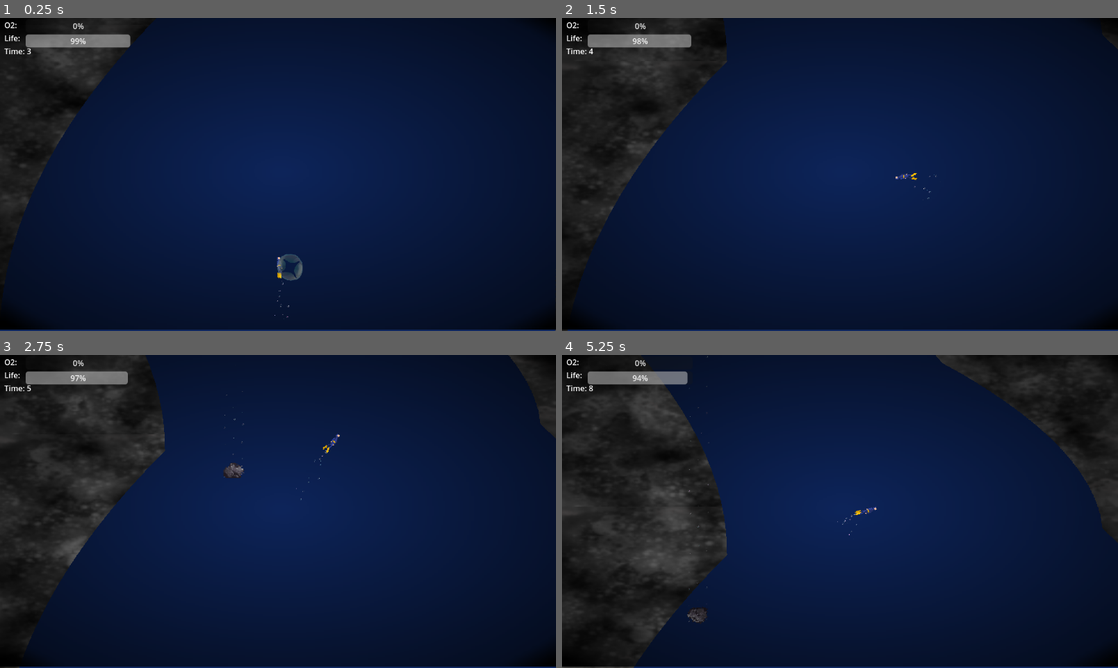
Above: before the commit, frames 1-4 (two rows, left to right).
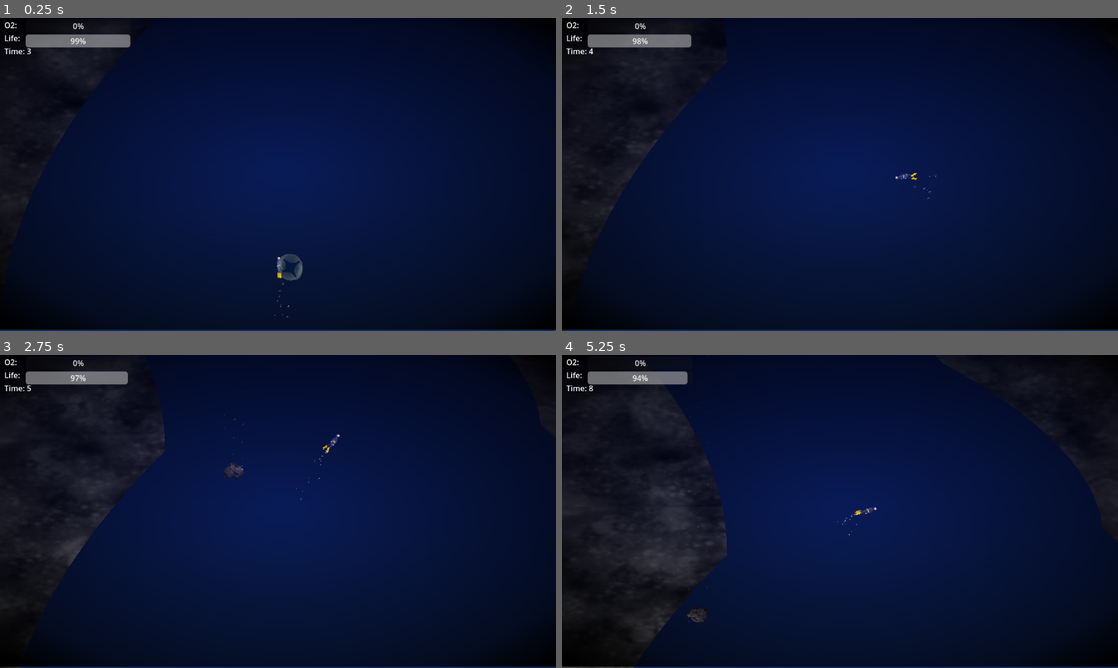
Above: after the commit, the same moments.

Repository: KnGod667/GGJ2025
Game: Godot game, scene res://scenes/main scene.tscn
Same seed, same stepped clock (60 frames per second), same inputs: the game is played once before the commit and once after it.
Inputs (mouse positions are in pixels of both pictures, inside the frame that each line leads up to):
- Up to frame 1 (0.25 s): no input
- Up to frame 2 (1.5 s): move the mouse to (962, 158) at 0.52 s; move the mouse to (728, 190) at 1.27 s
- Up to frame 3 (2.75 s): move the mouse to (333, 442) at 2.02 s
- Up to frame 4 (5.25 s): move the mouse to (812, 574) at 2.77 s; move the mouse to (1006, 558) at 3.52 s; move the mouse to (673, 464) at 4.27 s; move the mouse to (867, 511) at 5.02 s

The runs differ from the first frame. In frame 1, 0.4% of the frame differs, in the area x 1-24%, y 0-22%; in frame 2, 0.3%; in frame 3, 0.6%; in frame 4, 0.9%, in the area x 0-100%, y 0-68%.

Commit message:
unapilacosa3

Diff:
--- a/scenes/main scene.tscn
+++ b/scenes/main scene.tscn
@@ -8,6 +8,10 @@
 [ext_resource type="Script" path="res://scripts/mobs/enemies_fish.gd" id="4_opciq"]
 [ext_resource type="Script" path="res://scripts/rocks.gd" id="5_vjyml"]
 [ext_resource type="Shader" uid="uid://doqp8heefhond" path="res://scenes/vigneethe.tres" id="6_opt6e"]
+[ext_resource type="Shader" uid="uid://yddyty7wxre3" path="res://shaders/BLUEFFECT.tres" id="8_pyr7k"]
+
+[sub_resource type="ShaderMaterial" id="ShaderMaterial_hikpt"]
+shader = ExtResource("8_pyr7k")
 
 [sub_resource type="ShaderMaterial" id="ShaderMaterial_tkcll"]
 shader = ExtResource("6_opt6e")
@@ -31,6 +35,13 @@
 script = ExtResource("5_vjyml")
 
 [node name="ColorRect2" type="ColorRect" parent="TerrainGenerator"]
+material = SubResource("ShaderMaterial_hikpt")
+offset_right = 72.0
+offset_bottom = 40.0
+scale = Vector2(16.0714, 16.0714)
+color = Color(0, 0.0313726, 0.337255, 0.101961)
+
+[node name="vignette" type="ColorRect" parent="TerrainGenerator"]
 material = SubResource("ShaderMaterial_tkcll")
 offset_right = 72.0
 offset_bottom = 40.0
--- a/scenes/vigneethe.tres
+++ b/scenes/vigneethe.tres
@@ -1,7 +1,7 @@
 [gd_resource type="VisualShader" load_steps=5 format=3 uid="uid://doqp8heefhond"]
 
 [sub_resource type="Gradient" id="Gradient_johh5"]
-offsets = PackedFloat32Array(0, 0.917355, 1)
+offsets = PackedFloat32Array(0, 0.809917, 1)
 colors = PackedColorArray(0.0413223, 0.0413223, 0.0413223, 1, 0.659313, 0.659313, 0.659313, 1, 1, 1, 1, 1)
 
 [sub_resource type="GradientTexture2D" id="GradientTexture2D_b008u"]
--- a/scripts/personaje.gd
+++ b/scripts/personaje.gd
@@ -34,6 +34,7 @@
 	live = false
 	$BubblePrueba.play("dead")
 	$CPUParticles2D.gravity = Vector2(0,-1000)
+	$CPUParticles2D.position = position
 	$PointLight2D.hide()
 
 func hit_():
--- /dev/null
+++ b/shaders/BLUEFFECT.tres
@@ -0,0 +1,41 @@
+[gd_resource type="VisualShader" load_steps=4 format=3 uid="uid://yddyty7wxre3"]
+
+[sub_resource type="Gradient" id="Gradient_m4wwu"]
+offsets = PackedFloat32Array(0, 0.421488, 0.975207, 0.983471, 0.991736, 1)
+colors = PackedColorArray(0.0352877, 0.0352877, 0.0352877, 1, 0.274473, 0.274473, 0.274473, 1, 0.429943, 0.429943, 0.429943, 1, 0.572457, 0.572457, 0.572457, 1, 0.49745, 0.49745, 0.49745, 1, 1, 1, 1, 1)
+
+[sub_resource type="GradientTexture2D" id="GradientTexture2D_uvflg"]
+gradient = SubResource("Gradient_m4wwu")
+fill_from = Vector2(0.022792, 1)
+fill_to = Vector2(0, 0)
+
+[sub_resource type="VisualShaderNodeTexture" id="VisualShaderNodeTexture_oly85"]
+output_port_for_preview = 0
+texture = SubResource("GradientTexture2D_uvflg")
+
+[resource]
+code = "shader_type canvas_item;
+render_mode blend_mix;
+
+uniform sampler2D tex_frg_2;
+
+
+
+void fragment() {
+// Texture2D:2
+	vec4 n_out2p0 = texture(tex_frg_2, UV);
+
+
+// Output:0
+	COLOR.a = n_out2p0.x;
+
+
+}
+"
+graph_offset = Vector2(-138.067, -45.0607)
+mode = 1
+flags/light_only = false
+nodes/fragment/0/position = Vector2(480, 60)
+nodes/fragment/2/node = SubResource("VisualShaderNodeTexture_oly85")
+nodes/fragment/2/position = Vector2(80, 20)
+nodes/fragment/connections = PackedInt32Array(2, 0, 0, 1)
Not shown: 1 places in scenes/main scene.tscn that only renumber resources
